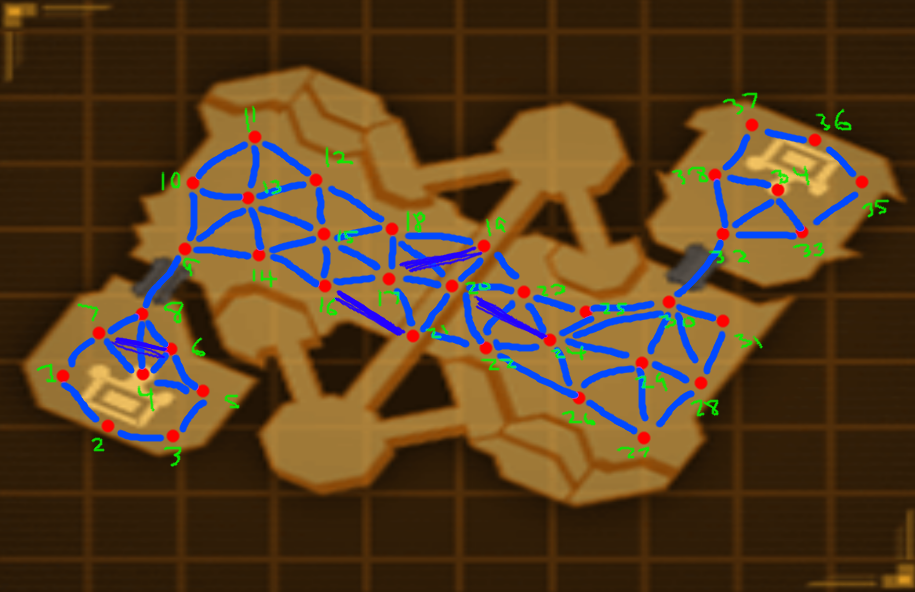
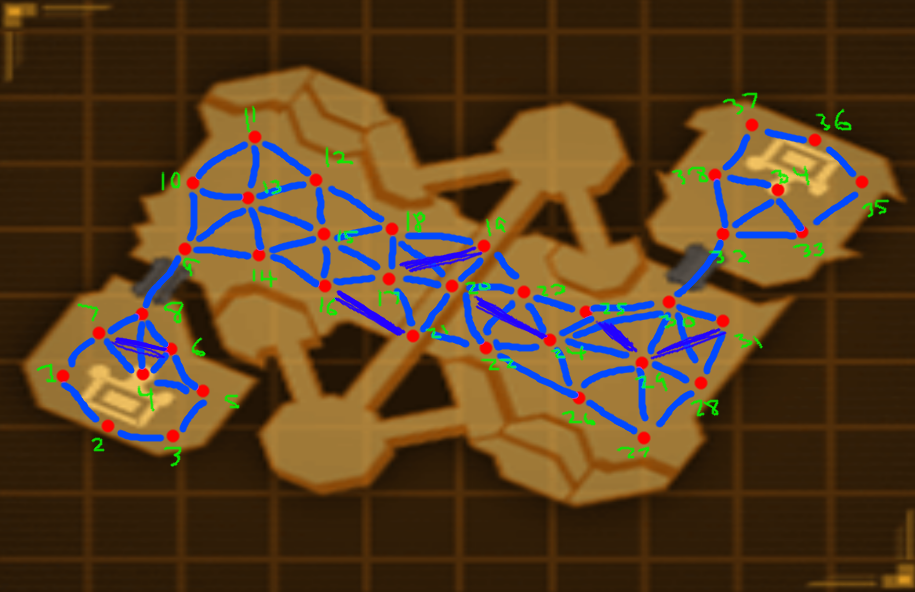
Layered file, before and after one edit (915 x 592). Changes by layer:
painted on "waypoints" over (595, 320, 727, 360)
